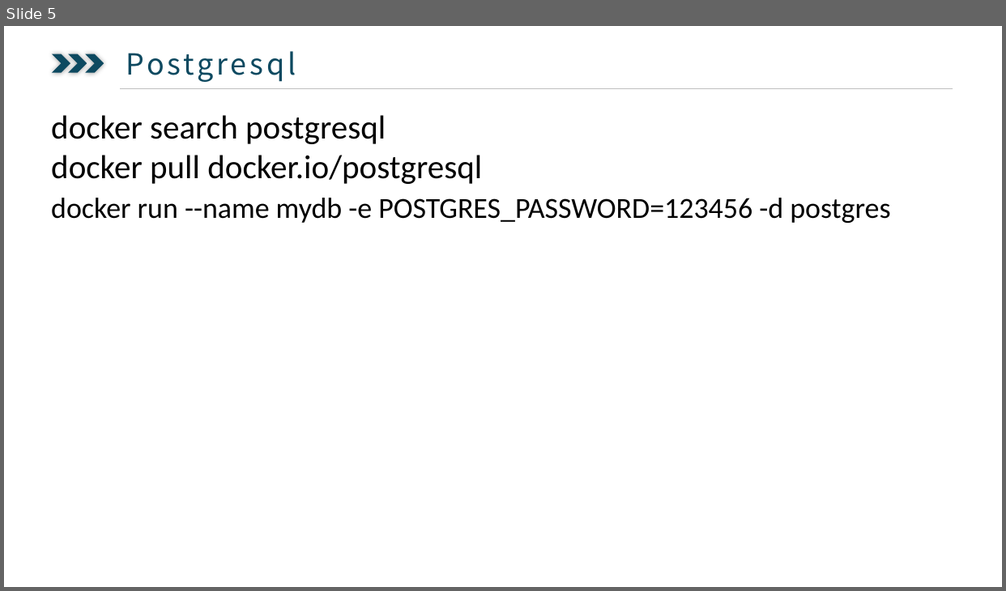
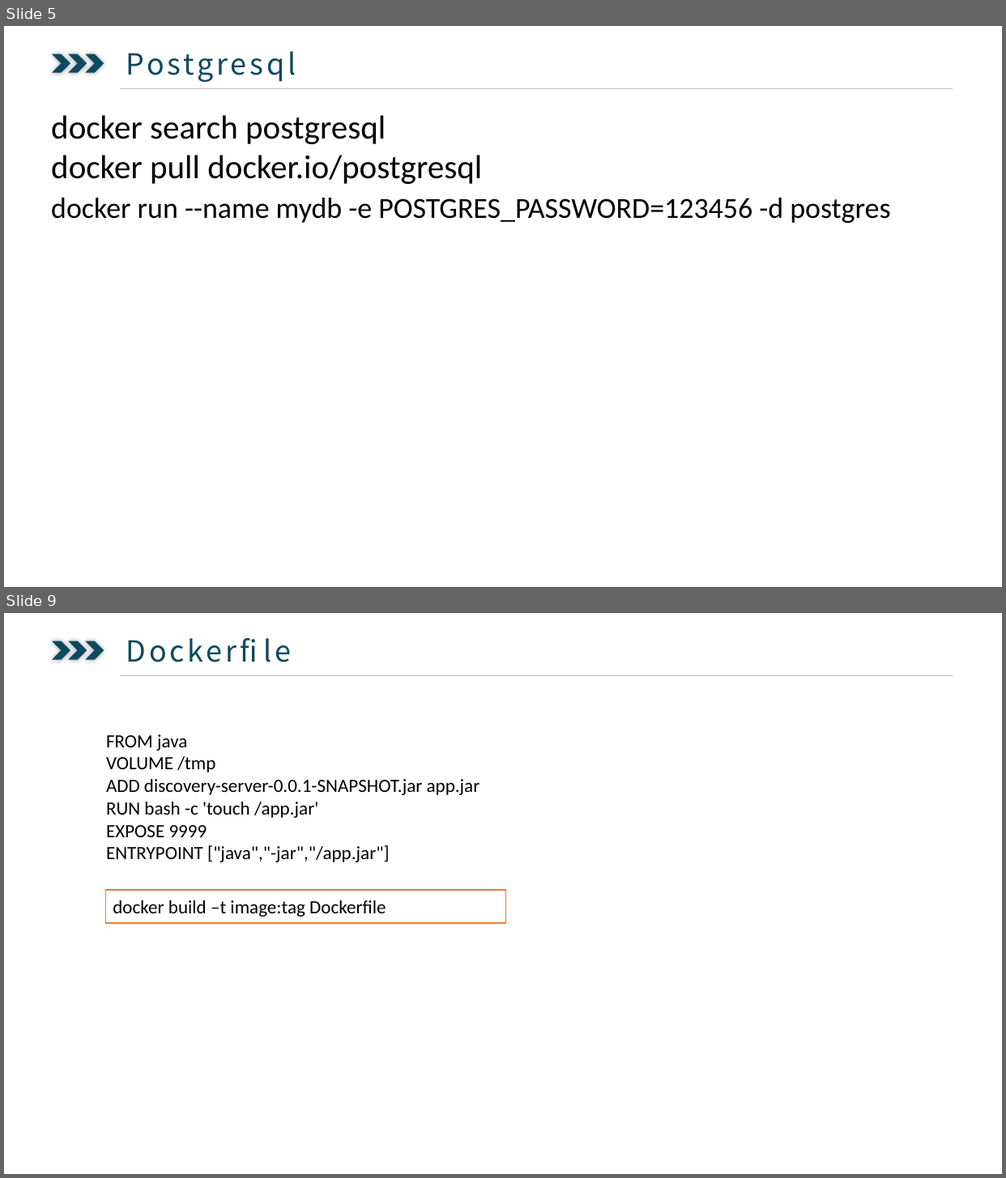
Before and after one commit to ysglyl/ppts, a slide deck: docker.pptx. Shown one above the other, each under a label of ours: slide 5 before the commit, slides 5 and 9 after it; the slides between them are not shown. The pictures are 1006x591 and 1006x1178 pixels, drawn with LibreOffice and Linux fonts; fonts in the diff are those of the drawing. Boxes give left, top, right and bottom in pixels: in the first picture for what was removed or moved away, otherwise in the second. Text is boxed around its words. In the diff, an @@ line names an element or a change of style, - is before the commit and + after.

```diff
--- a/docker.pptx
+++ b/docker.pptx
@@ slide 9 added at (4,613,1002,1174), background #FFFFFF @@
@@ text added at (120,630,554,671), 28 pt, text #0D4960 @@
+  Dockerfile
@@ chevron added at (52,641,70,659), fill #0D4960 @@
@@ chevron added at (68,641,87,659), fill #0D4960 @@
@@ chevron added at (86,641,104,659), fill #0D4960 @@
@@ line added from (120, 675) to (953, 675), #BFBFBF 0.5 pt @@
@@ text added at (106,735,480,862), 18 pt, text #000000 @@
+FROM java
+VOLUME /tmp
+ADD discovery-server-0.0.1-SNAPSHOT.jar app.jar
+RUN bash -c 'touch /app.jar'
+EXPOSE 9999
+ENTRYPOINT ["java","-jar","/app.jar"]
@@ rectangle added at (106,890,506,923), fill #FFFFFF, outline #ED7D31 1 pt, 18 pt, text #000000 @@
+docker build –t image:tag Dockerfile
```
Also in this commit, not shown: 1 slide changed, 3 other slides added, 3 slides removed, 12 other files.
